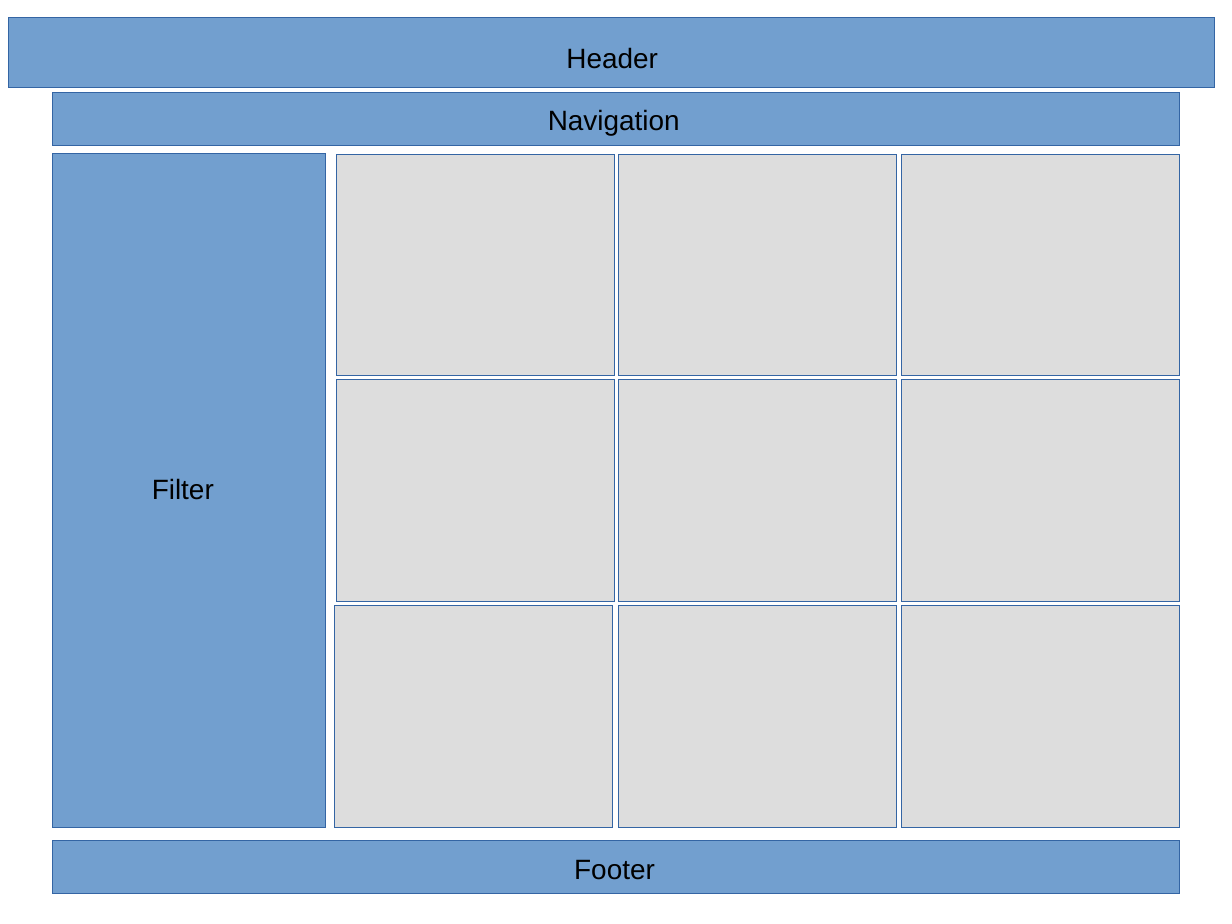
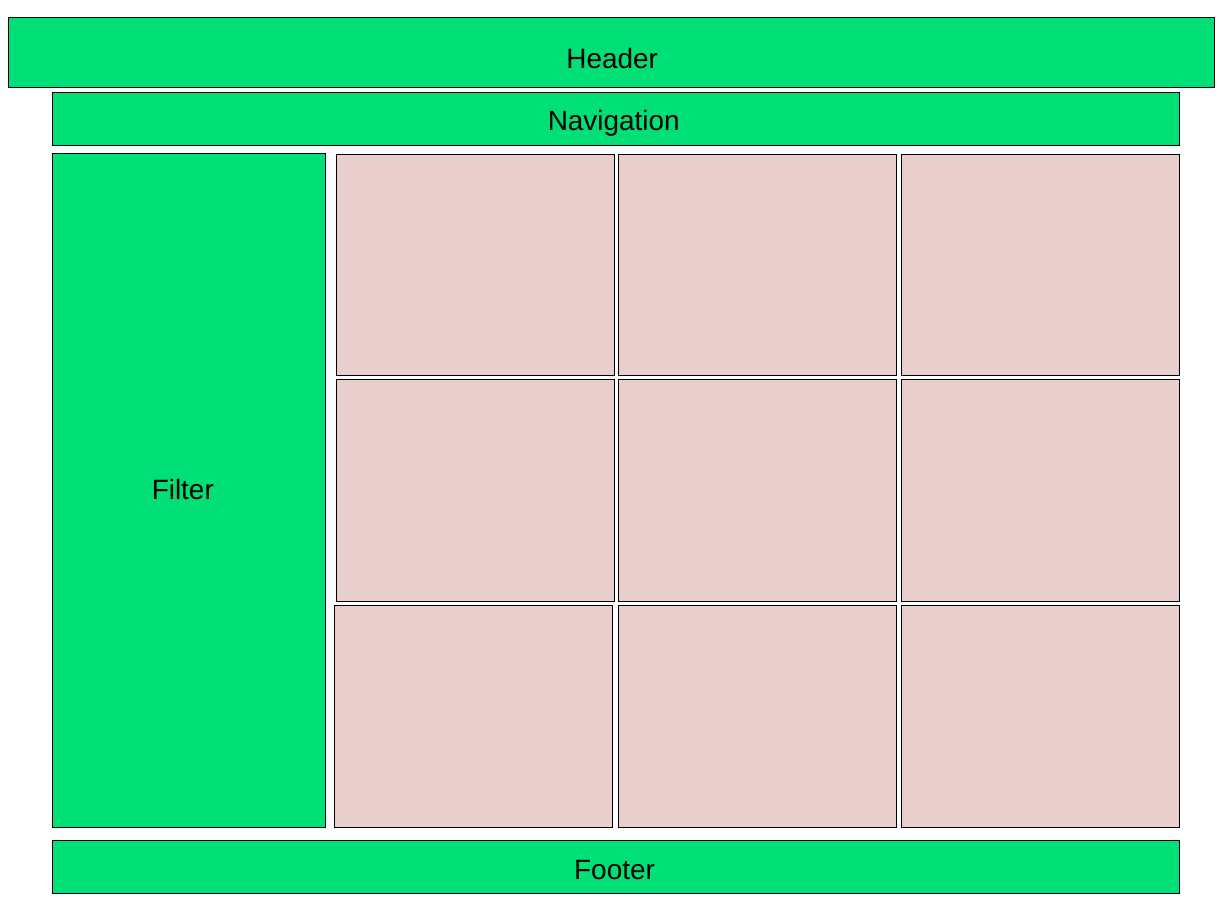
Before and after one commit to bruasu/DAWII-Bruno, a slide deck: slide 2 of schedule/prototype PetShop.odp. Drawn at 1232x924 pixels with LibreOffice and Linux fonts; fonts in the diff are those of the drawing. Boxes give left, top, right and bottom in pixels: in the first picture for what was removed or moved away, otherwise in the second. Text is boxed around its words. In the diff, an @@ line names an element or a change of style, - is before the commit and + after.

```diff
--- a/schedule/prototype PetShop.odp
+++ b/schedule/prototype PetShop.odp
@@ fill #DDDDDD to #E8CECC; outline #3465A4 0 pt to #000000 0 pt in 9 elements at box(619, 380, 898, 601), box(901, 380, 1179, 601), box(337, 380, 615, 601), box(619, 606, 898, 827), box(901, 606, 1179, 827), box(334, 606, 613, 827), box(619, 154, 898, 376), box(901, 154, 1179, 376), box(337, 154, 615, 376) @@
@@ fill #729FCF to #01E076; outline #3465A4 0 pt to #000000 0 pt in 4 elements at box(9, 18, 1215, 88), box(53, 154, 325, 827), box(53, 93, 1179, 145), box(53, 841, 1179, 893) @@
```
Also in this commit, not shown: 3 other slides changed, 3 slides added, 3 other files.
